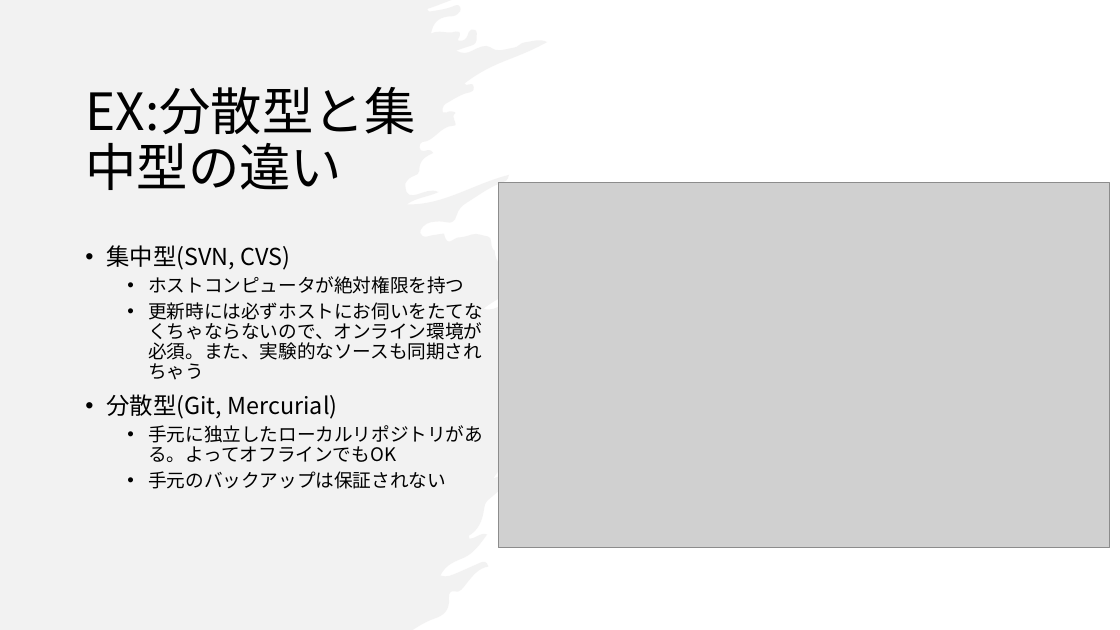
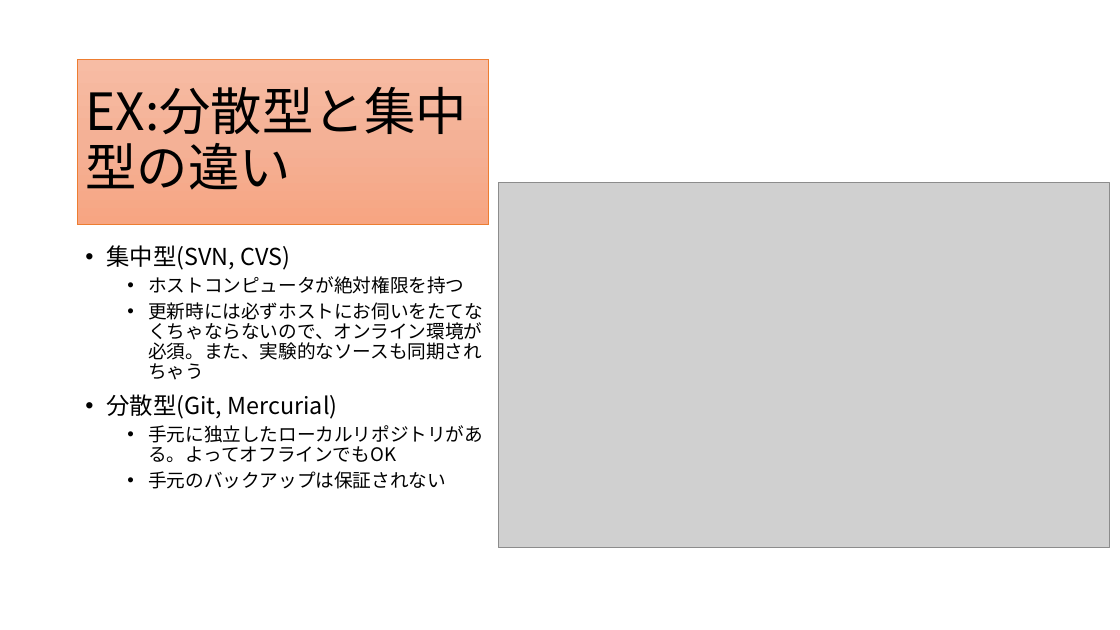
Before and after one commit to maru0519/git-edu, a slide deck: slide 9 of siryou.pptx (slide 8 before the commit). Drawn at 1120x630 pixels with LibreOffice and Linux fonts; fonts in the diff are those of the drawing; grey boxes stand for pictures. Boxes give left, top, right and bottom in pixels: in the first picture for what was removed or moved away, otherwise in the second. Text is boxed around its words. In the diff, an @@ line names an element or a change of style, - is before the commit and + after.

```diff
--- a/siryou.pptx
+++ b/siryou.pptx
@@ freeform shape removed at (x1=0, y1=0, x2=548, y2=630) @@
@@ title "EX:分散型と集中型の違い" resized from (x1=85, y1=87, x2=416, y2=190) to (x1=77, y1=59, x2=489, y2=224) @@
@@ title "EX:分散型と集中型の違い" at (x1=77, y1=59, x2=489, y2=224): fill none to gradient #F7BDA5 to #F5B196 to #F8A582; outline none to #ED7D31 0.5 pt @@
```
Also in this commit, not shown: 16 other slides changed, 16 slides added, 1 slide removed, 1 other file.
